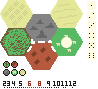
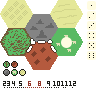
The second w=98, h=89 image is a revision of the first. Changes to its layers:
painted on "road-flat" over [37, 40, 46, 44]
painted on "road-right" over [26, 45, 33, 53]
painted on "road-left" over [50, 45, 57, 53]
painted on "city" over [30, 38, 36, 45]
painted on "house" over [47, 39, 53, 44]
